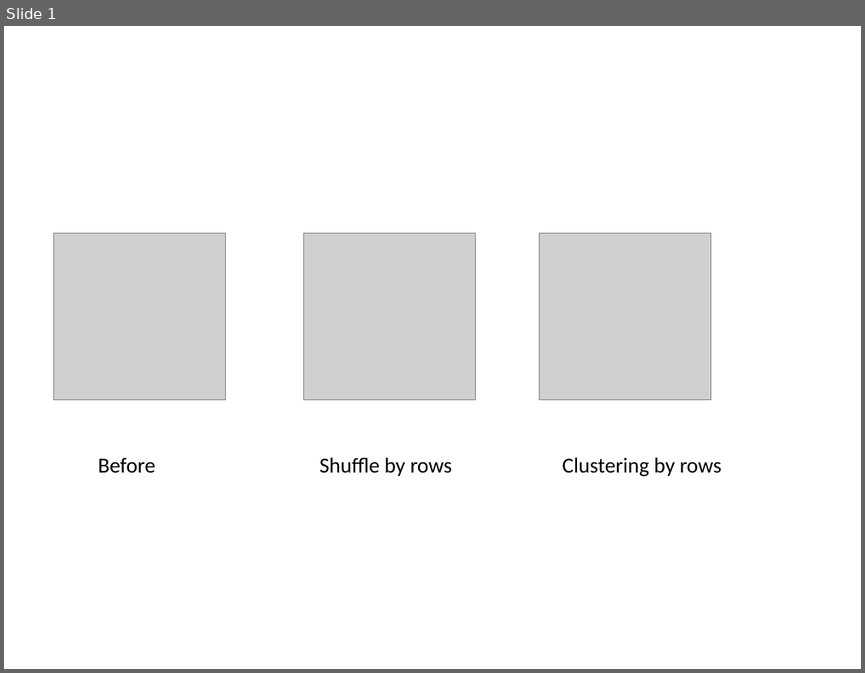
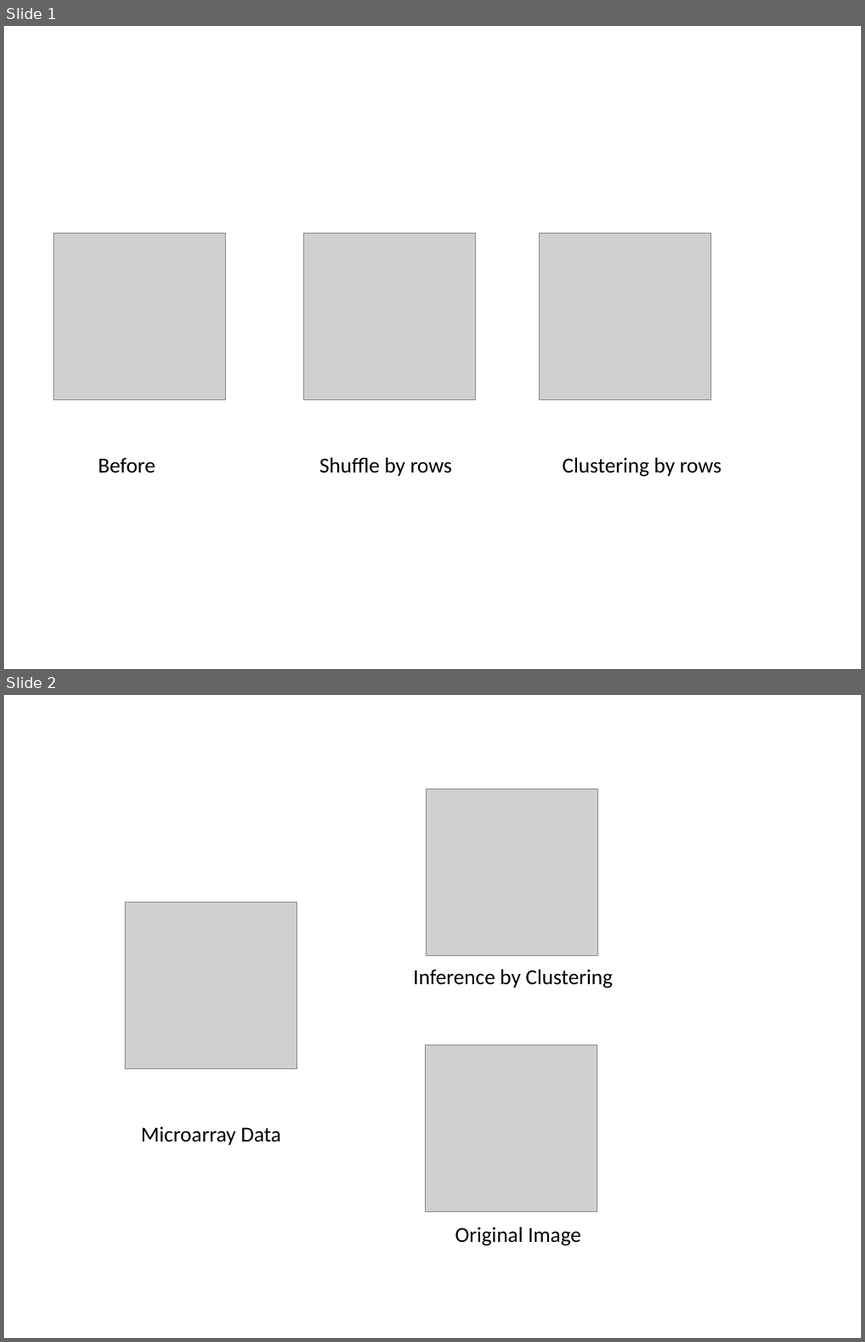
Before and after one commit to hongqin/RCompBio, a slide deck: hclust.gaga/gaga-hclust.pptx. Shown one above the other, each under a label of ours: slide 1 before the commit, slides 1 and 2 after it. The pictures are 865x673 and 865x1342 pixels, drawn with LibreOffice and Linux fonts; fonts in the diff are those of the drawing; grey boxes stand for pictures. Boxes give left, top, right and bottom in pixels: in the first picture for what was removed or moved away, otherwise in the second. Text is boxed around its words. In the diff, an @@ line names an element or a change of style, - is before the commit and + after.

Commit message:
updated gaga power pointer

```diff
--- a/hclust.gaga/gaga-hclust.pptx
+++ b/hclust.gaga/gaga-hclust.pptx
@@ slide 2 added at bbox=[4, 695, 861, 1338], background #FFFFFF @@
@@ picture added at bbox=[426, 789, 598, 955] @@
@@ picture added at bbox=[126, 902, 297, 1068] @@
@@ text added at bbox=[413, 969, 613, 988], 18 pt, text #000000 @@
+Inference by Clustering
@@ picture added at bbox=[426, 1044, 597, 1211] @@
@@ text added at bbox=[141, 1126, 282, 1145], 18 pt, text #000000 @@
+Microarray Data
@@ text added at bbox=[455, 1226, 581, 1246], 18 pt, text #000000 @@
+Original Image
```
